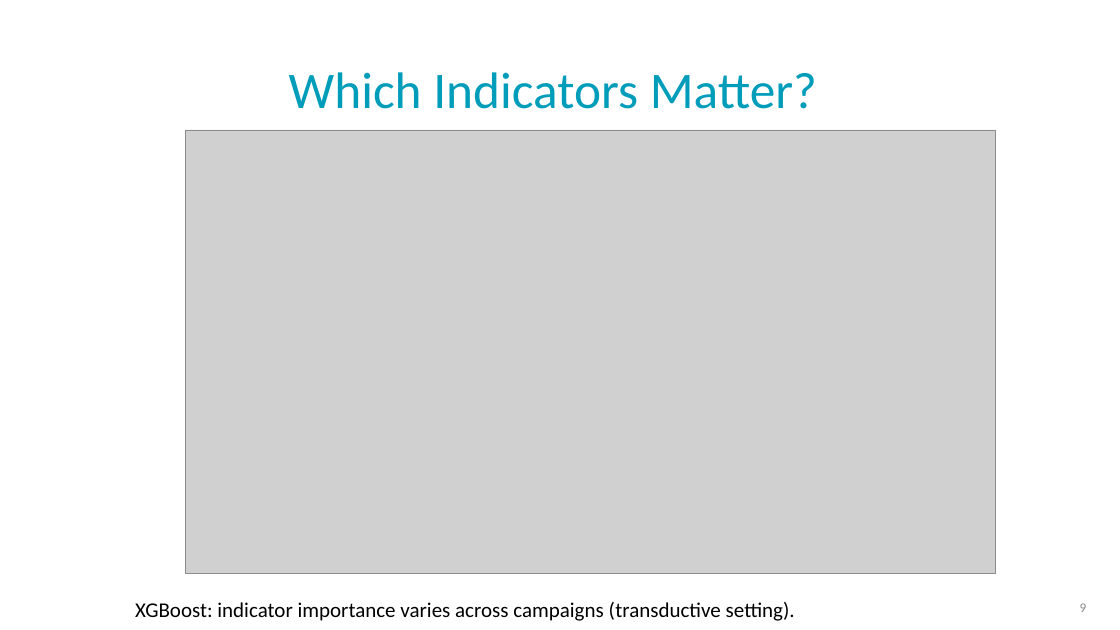
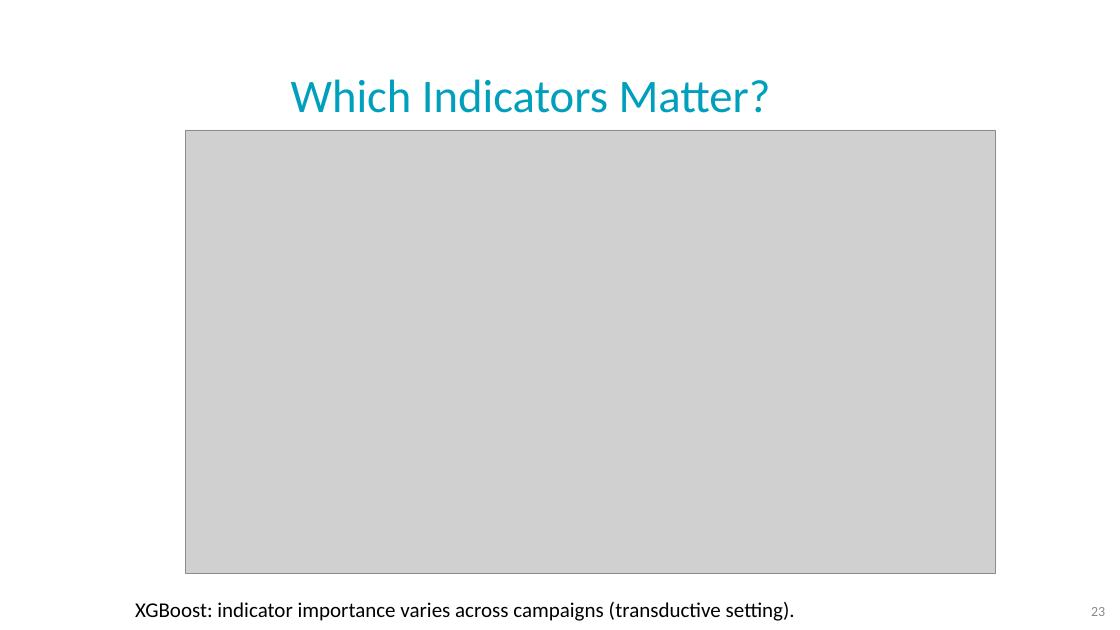
Before and after one commit to NoaTal1996/Backbone-Graph, a slide deck: slide 23 of docs/meeting/2026_09_23.pptx. Drawn at 1120x630 pixels with LibreOffice and Linux fonts; fonts in the diff are those of the drawing; grey boxes stand for pictures; background and template pictures are left out. Boxes give left, top, right and bottom in pixels: in the first picture for what was removed or moved away, otherwise in the second. Text is boxed around its words. In the diff, an @@ line names an element or a change of style, - is before the commit and + after.

```diff
--- a/docs/meeting/2026_09_23.pptx
+++ b/docs/meeting/2026_09_23.pptx
@@ title "Which Indicators Matter?" moved from (x1=289, y1=72, x2=817, y2=109) to (x1=291, y1=79, x2=771, y2=113) @@
@@ title "Which Indicators Matter?" at (x1=291, y1=79, x2=771, y2=113): size 44 to 40 pt, text colour #009DBB to #00A0BD; line spacing 1 to 0.9; vertical alignment top to middle @@
@@ text removed at (x1=1080, y1=603, x2=1087, y2=612) @@
-9
@@ page number added at (x1=1091, y1=607, x2=1105, y2=616), 12 pt, text #8C8C8C @@
+23
```
Also in this commit, not shown: 5 other slides changed.
